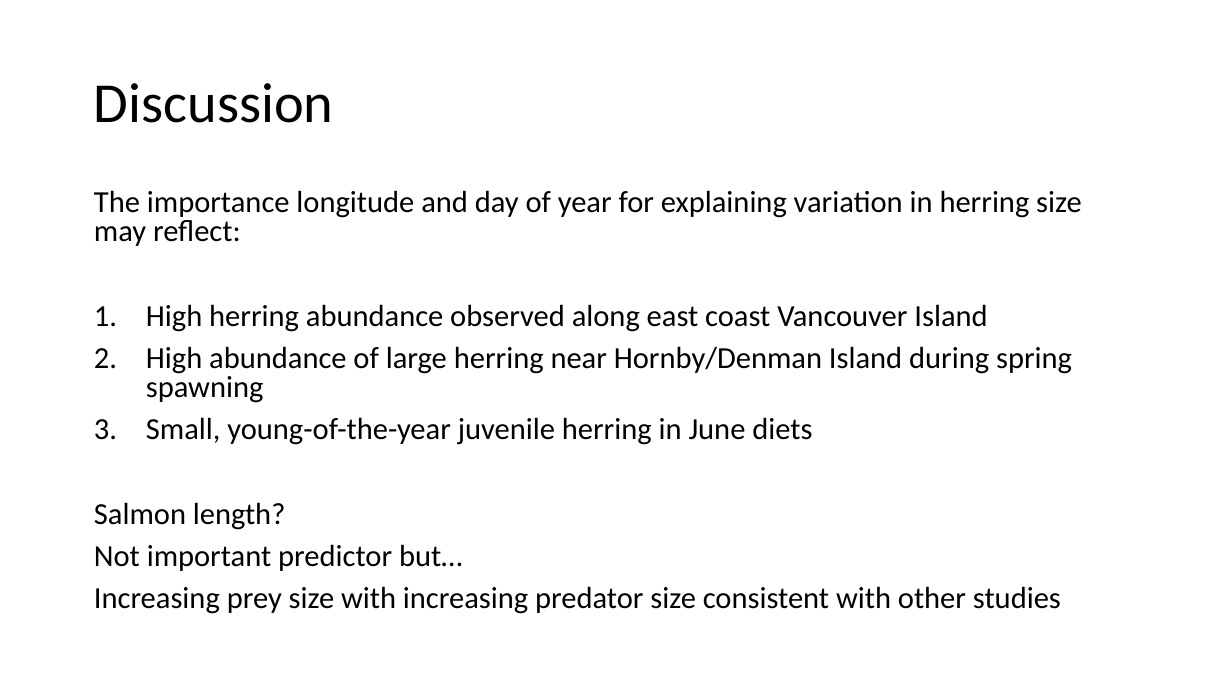
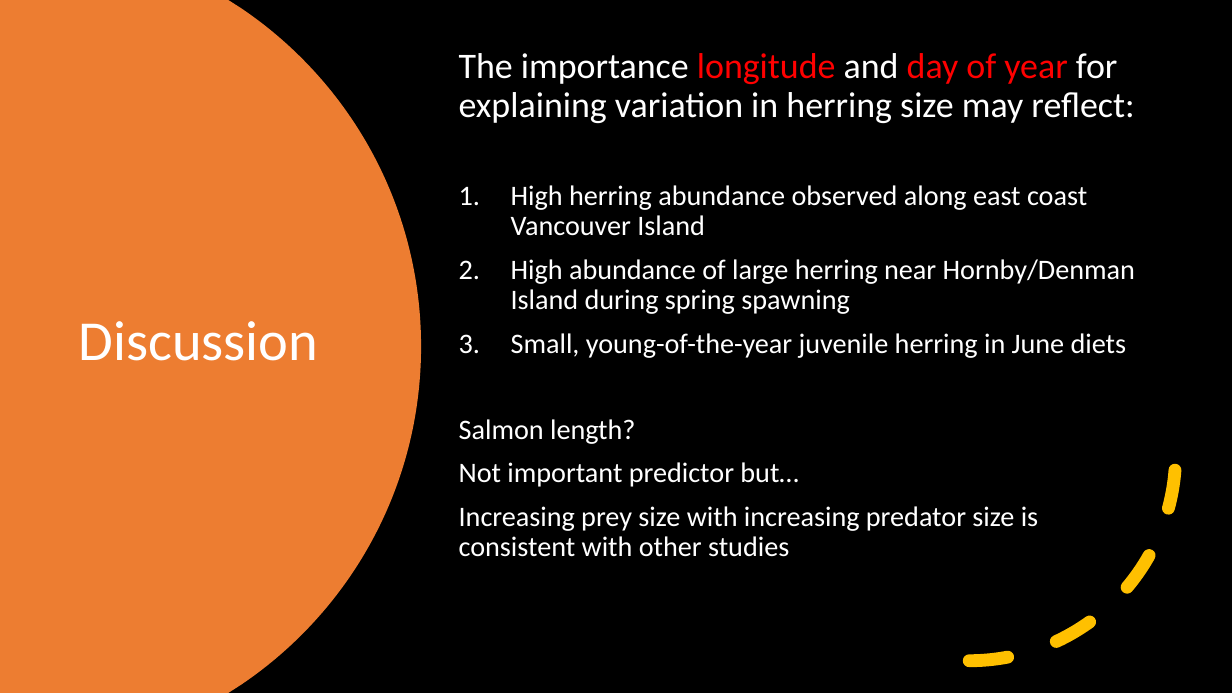
Before and after one commit to rghansen/ES482, a slide deck: slide 10 of ES data project presentation_salmon diet.pptx. Drawn at 1232x693 pixels with LibreOffice and Linux fonts; fonts in the diff are those of the drawing. Boxes give left, top, right and bottom in pixels: in the first picture for what was removed or moved away, otherwise in the second. Text is boxed around its words. In the diff, an @@ line names an element or a change of style, - is before the commit and + after.

Commit message:
Updated presentation slides. Just need plots. Rearrange as you see fit.

```diff
--- a/ES data project presentation_salmon diet.pptx
+++ b/ES data project presentation_salmon diet.pptx
@@ background #FFFFFF to #000000 @@
@@ freeform shape added at <box>0,0,421,693</box>, fill #ED7D31 @@
@@ text "The importance longitude and day ...": place and size @@
-text "The importance longitude and day ..." at <box>94,190,1081,614</box>
+text "The importance longitude and day ..." at <box>459,53,1135,557</box>
@@ text "The importance longitude and day ..." at <box>459,53,1135,557</box>: vertical alignment top to middle @@
@@ text at <box>459,53,1135,487</box>: size 23.8 to 28 pt in "The importance longitude and day of year ..."; text colour #000000 to #FFFFFF in "The importance and for explaining variation in ...", "High herring abundance observed along east coast ...", "High abundance of large herring near Hornby/Denman ...", "Small, young-of-the-year juvenile herring in June diets" and 2 more places; text colour #000000 to #FF0000 in "longitude day of year"; size 23.8 to 22 pt in "High herring abundance observed along east coast ...", "High abundance of large herring near Hornby/Denman ...", "Small, young-of-the-year juvenile herring in June diets", "Salmon length?" and 1 more places; line spacing 0.8 to 0.9 @@
@@ title "Discussion": place and size @@
-title "Discussion" at <box>94,83,334,123</box>
+title "Discussion" at <box>79,321,319,361</box>
@@ title "Discussion" at <box>79,321,319,361</box>: text colour #000000 to #FFFFFF @@
@@ arc (boxed as its full ellipse) added at <box>763,249,1177,662</box>, outline #FFC000 10 pt dashed @@
@@ text at <box>459,506,1039,557</box>: text changed; size 23.8 to 22 pt; text colour #000000 to #FFFFFF @@
-Increasing prey size with increasing predator size consistent with other studies
+Increasing prey size with increasing predator size is consistent with other studies
```
Also in this commit, not shown: 10 other slides changed.
